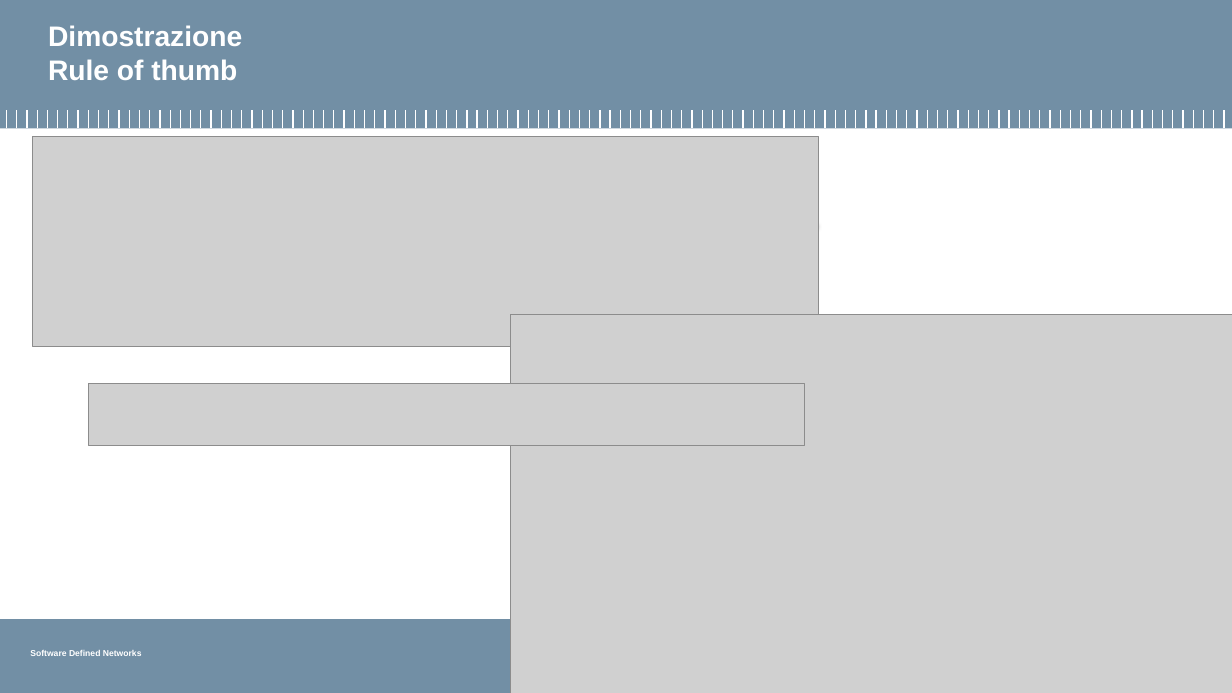
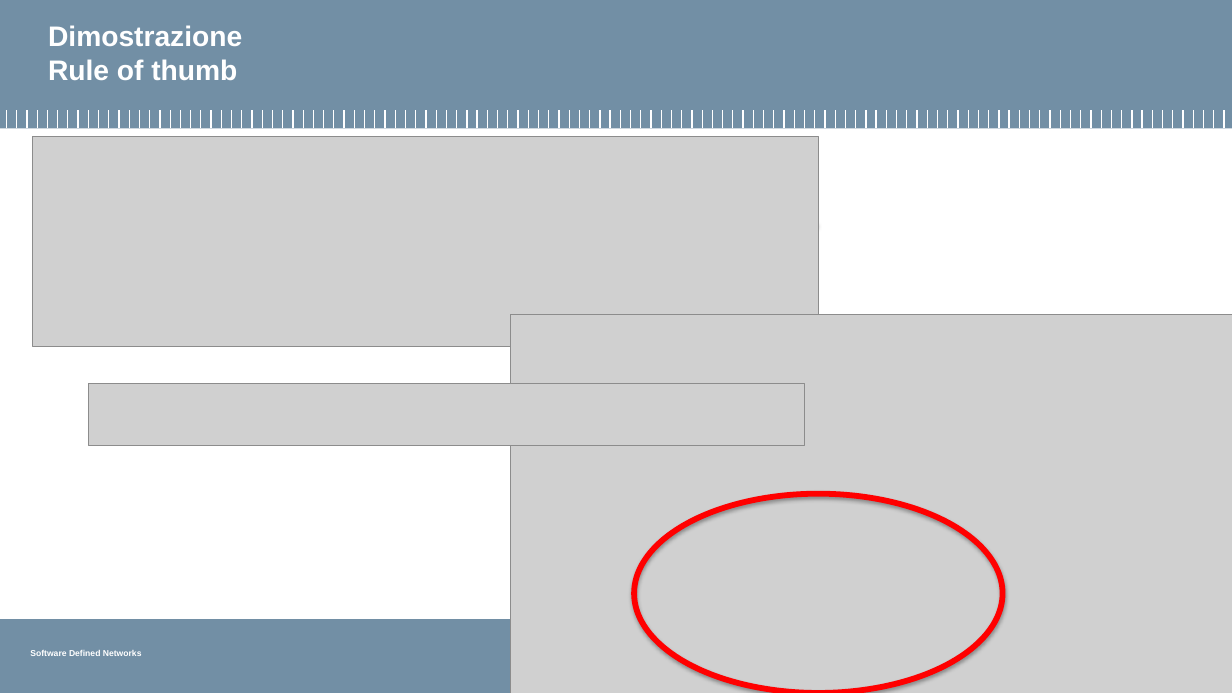
Before and after one commit to pierluigigrossi/progetto-SDN, a slide deck: slide 10 of intermedia8.pptx. Drawn at 1232x693 pixels with LibreOffice and Linux fonts; fonts in the diff are those of the drawing; grey boxes stand for pictures; background and template pictures are left out. Boxes give left, top, right and bottom in pixels: in the first picture for what was removed or moved away, otherwise in the second. Text is boxed around its words. In the diff, an @@ line names an element or a change of style, - is before the commit and + after.

```diff
--- a/intermedia8.pptx
+++ b/intermedia8.pptx
@@ ellipse added at bbox=[634, 494, 1003, 693], outline #FF0000 4.5 pt @@
```
